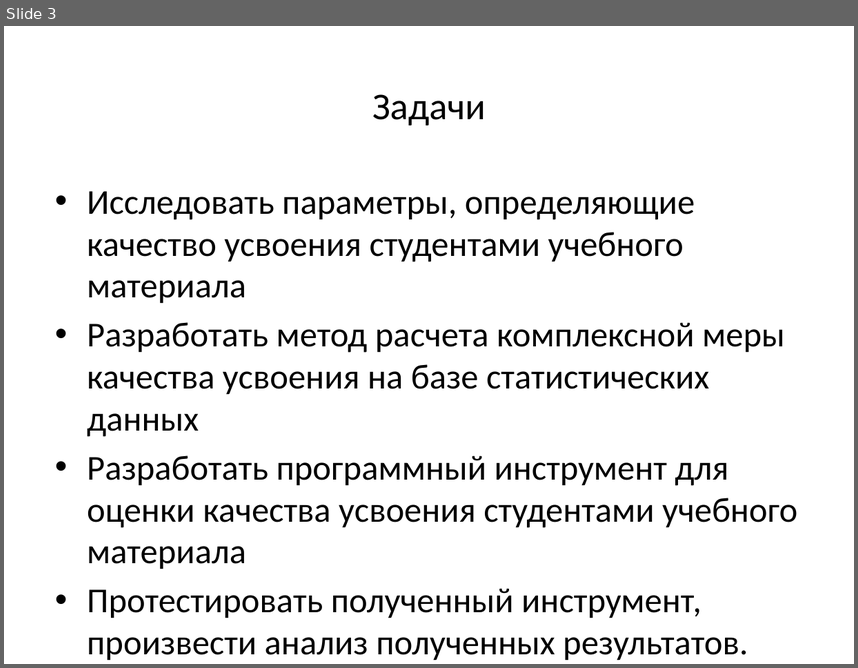
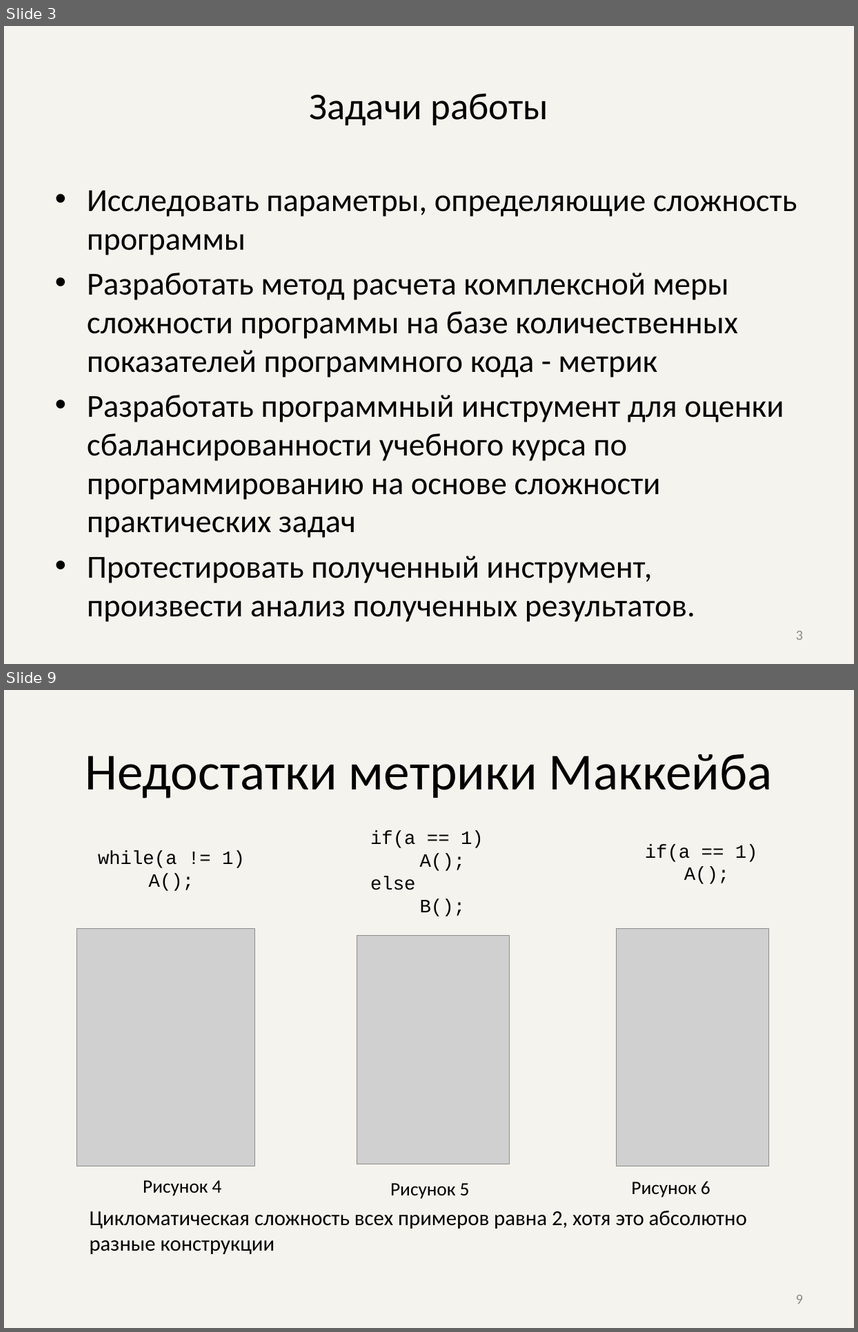
Before and after one commit to AlexDevyatov/Dissertation, a slide deck: Презентация.pptx. Shown one above the other, each under a label of ours: slide 3 before the commit, slides 3 and 9 after it; the slides between them are not shown. The pictures are 858x668 and 858x1332 pixels, drawn with LibreOffice and Linux fonts; fonts in the diff are those of the drawing; grey boxes stand for pictures. Boxes give left, top, right and bottom in pixels: in the first picture for what was removed or moved away, otherwise in the second. Text is boxed around its words. In the diff, an @@ line names an element or a change of style, - is before the commit and + after.

```diff
--- a/Презентация.pptx
+++ b/Презентация.pptx
@@ slide 9 added at bbox=[4, 690, 854, 1328], background #EEECE1 at 60% opacity @@
@@ title added at bbox=[85, 753, 773, 798], 44 pt, text #000000 @@
+Недостатки метрики Маккейба
@@ text added at bbox=[370, 831, 484, 916], 16 pt, text #000000 @@
+if(a == 1)
+A();
+else
+B();
@@ text added at bbox=[98, 851, 245, 891], 16 pt, text #000000 @@
+while(a != 1)
+A();
@@ text added at bbox=[645, 844, 758, 884], 16 pt, text #000000 @@
+if(a == 1)
+A();
@@ picture added at bbox=[77, 929, 254, 1166] @@
@@ picture added at bbox=[357, 935, 509, 1163] @@
@@ picture added at bbox=[616, 929, 769, 1166] @@
@@ text added at bbox=[143, 1180, 222, 1196], 16 pt, text #000000 @@
+Рисунок 4
@@ text added at bbox=[390, 1183, 470, 1199], 16 pt, text #000000 @@
+Рисунок 5
@@ text added at bbox=[631, 1181, 711, 1197], 16 pt, text #000000 @@
+Рисунок 6
@@ text added at bbox=[90, 1210, 747, 1254], 18 pt, text #000000 @@
+Цикломатическая сложность всех примеров равна 2, хотя это абсолютно разные конструкции
@@ page number added at bbox=[796, 1294, 803, 1303], 12 pt, text #8C8C8C @@
+9
@@ slide 3 changed as well @@
@@ background #FFFFFF to #EEECE1 at 60% opacity @@
@@ title at bbox=[309, 93, 548, 125]: text changed @@
-Задачи
+Задачи работы
@@ text at bbox=[87, 190, 797, 537]: text changed; size 29.6 to 27.2 pt @@
-• Исследовать параметры, определяющие качество усвоения студентами учебного материала
-• Разработать метод расчета комплексной меры качества усвоения на базе статистических данных
-• Разработать программный инструмент для оценки качества усвоения студентами учебного материала
+• Исследовать параметры, определяющие сложность программы
+• Разработать метод расчета комплексной меры сложности программы на базе количественных показателей программного кода - метрик
+• Разработать программный инструмент для оценки сбалансированности учебного курса по программированию на основе сложности практических задач
@@ text at bbox=[87, 555, 652, 583]: size 29.6 to 27.2 pt in "Протестировать полученный инструмент, произвести анализ полу ..." @@
@@ page number added at bbox=[796, 630, 803, 639], 12 pt, text #8C8C8C @@
+3
```
Also in this commit, not shown: 1 other slide changed, 17 other slides added, 7 slides removed, 13 other files.
